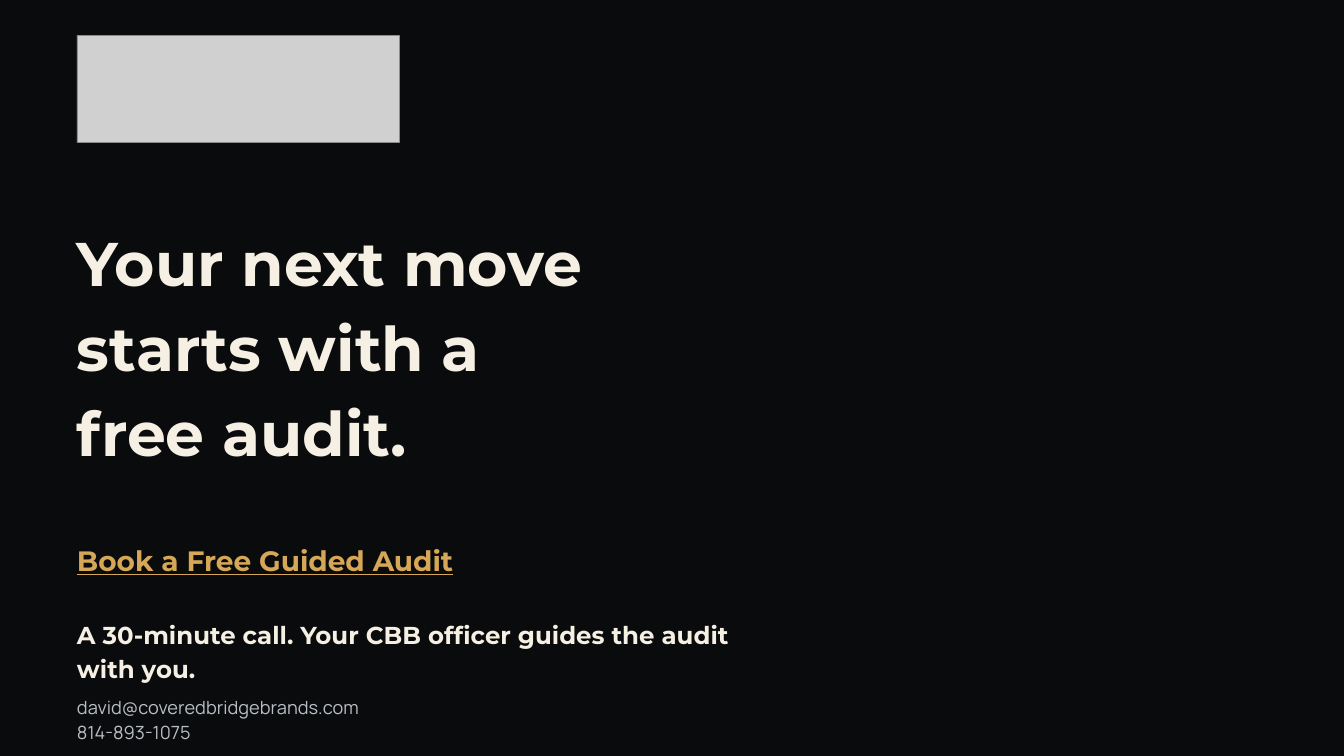
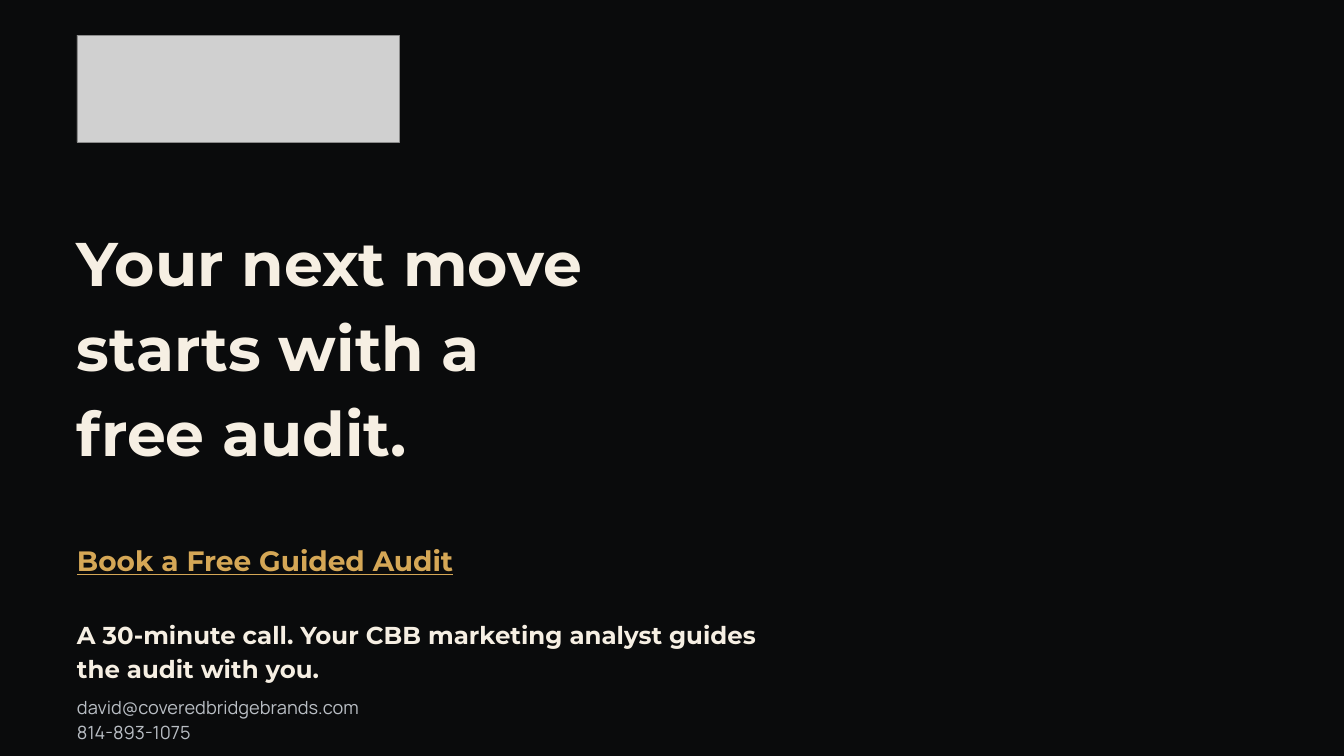
Before and after one commit to ecortezva-stack/ghlbuild, a slide deck: slide 11 of assets/mapscore/CBB_MapScore_Presentation.pptx. Drawn at 1344x756 pixels with LibreOffice and Linux fonts; fonts in the diff are those of the drawing; grey boxes stand for pictures; background and template pictures are left out. Boxes give left, top, right and bottom in pixels: in the first picture for what was removed or moved away, otherwise in the second. Text is boxed around its words. In the diff, an @@ line names an element or a change of style, - is before the commit and + after.

```diff
--- a/assets/mapscore/CBB_MapScore_Presentation.pptx
+++ b/assets/mapscore/CBB_MapScore_Presentation.pptx
@@ text at (x1=77, y1=624, x2=756, y2=678): text changed @@
-A 30-minute call. Your CBB officer guides the audit with you.
+A 30-minute call. Your CBB marketing analyst guides the audit with you.
```
Also in this commit, not shown: 34 other files.
